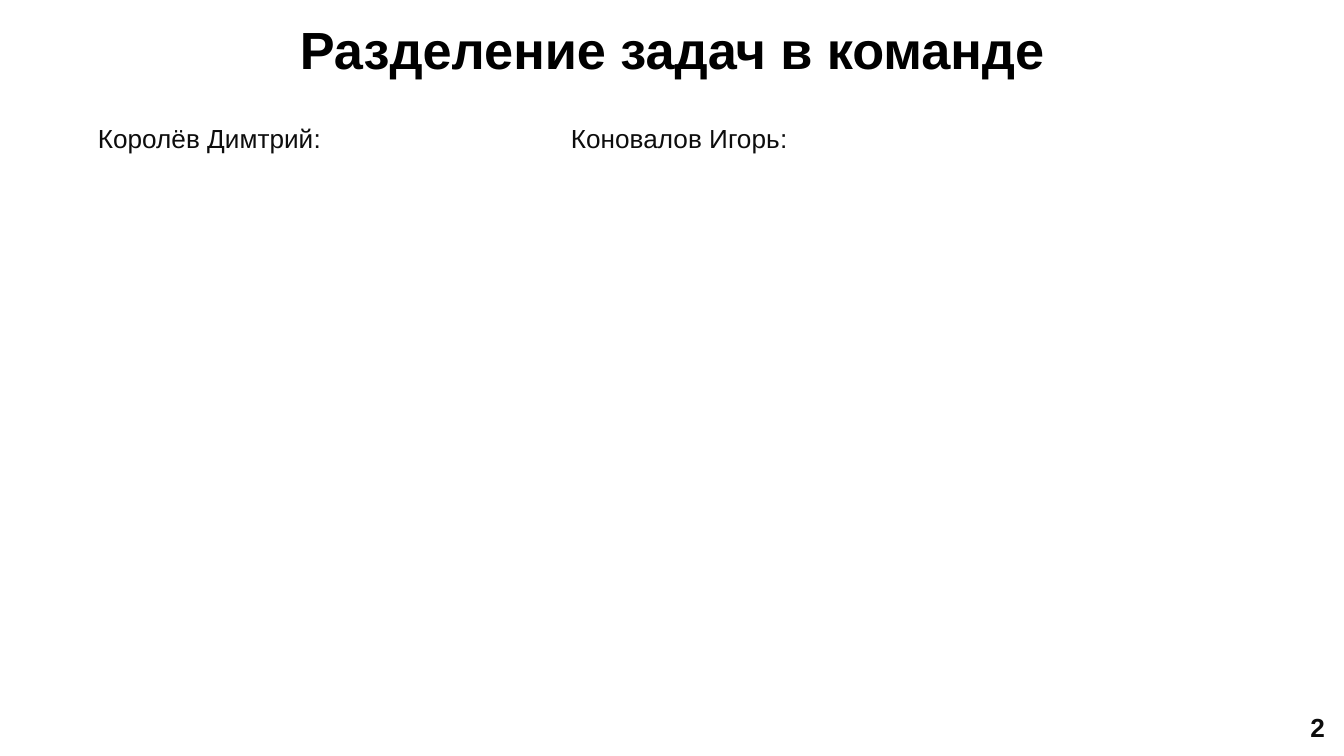
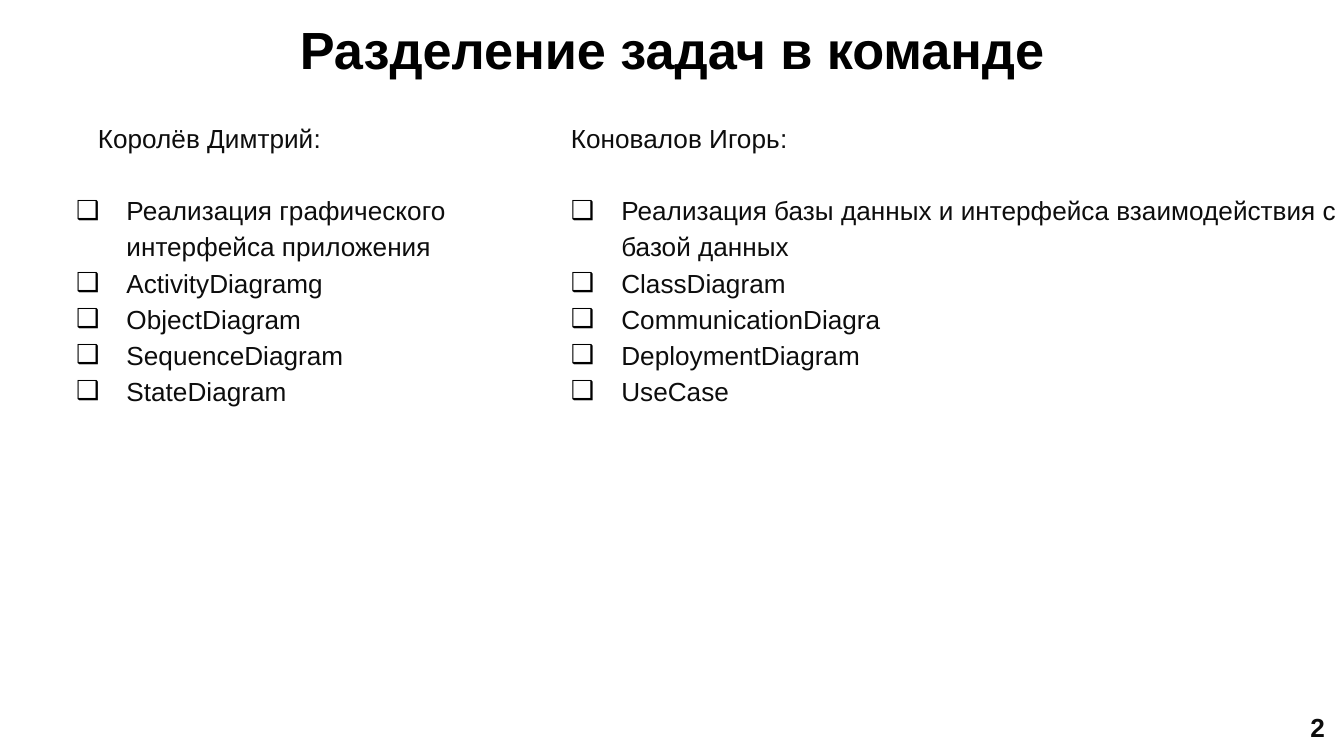
Before and after one commit to UntILvrn/course-work-messenger, a slide deck: slide 2 of Documents/PresentationKK.pptx. Drawn at 1344x756 pixels with LibreOffice and Linux fonts; fonts in the diff are those of the drawing. Boxes give left, top, right and bottom in pixels: in the first picture for what was removed or moved away, otherwise in the second. Text is boxed around its words. In the diff, an @@ line names an element or a change of style, - is before the commit and + after.

```diff
--- a/Documents/PresentationKK.pptx
+++ b/Documents/PresentationKK.pptx
@@ text at bbox=[126, 201, 445, 406]: paragraphs added @@
+❑ Реализация графического интерфейса приложения
+❑ ActivityDiagramg
+❑ ObjectDiagram
+❑ SequenceDiagram
+❑ StateDiagram
@@ text at bbox=[621, 200, 1336, 402]: paragraphs added @@
+❑ Реализация базы данных и интерфейса взаимодействия с базой данных
+❑ ClassDiagram
+❑ CommunicationDiagra
+❑ DeploymentDiagram
+❑ UseCase
```
Also in this commit, not shown: 2 other slides changed, 1 slide removed.
